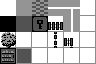
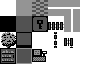
Layered file, before and after one edit (96×64). Changes by layer:
painted on "Layer 3" over [16, 32, 47, 62]
hid "bg" over [0, 0, 96, 64]
